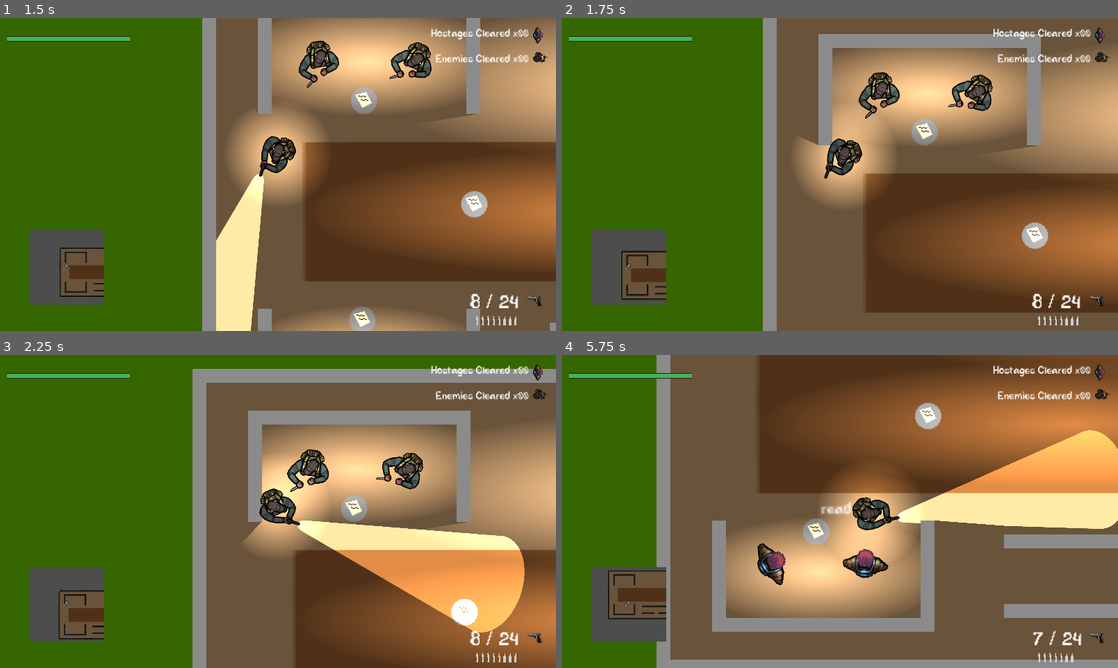
Above: before the commit, frames 1-4 (two rows, left to right).
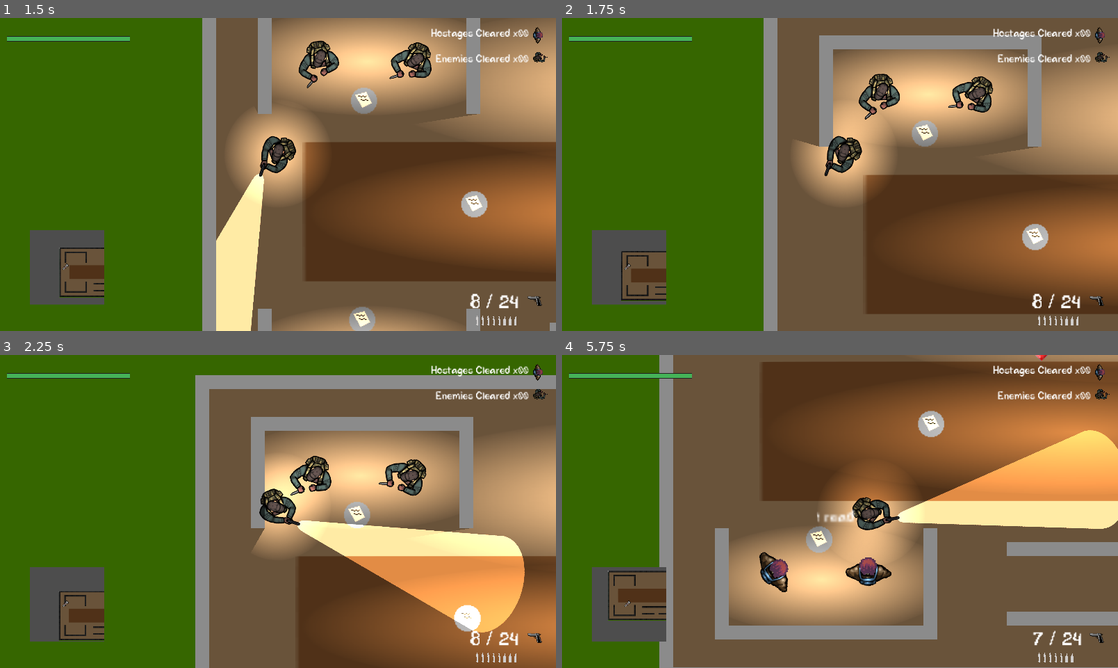
Above: after the commit, the same moments.

Repository: JustinJLi/game_dev_project
Game: Godot game, scene res://Assets/UI/main_menu/main_menu.tscn
Same seed, same stepped clock (60 frames per second), same inputs: the game is played once before the commit and once after it.
Inputs (mouse positions are in pixels of both pictures, inside the frame that each line leads up to):
- Up to frame 1 (1.5 s): click "Start Game" at 0.5 s; move the mouse to (250, 237) at 1.27 s; hold Up (up) from 1.28 s (still down); tap Mouse wheel down (switch_weapon) at 1.35 s
- Up to frame 2 (1.75 s): keep holding Up (up); tap F (toggle_flashlight) at 1.55 s
- Up to frame 3 (2.25 s): keep holding Up (up); move the mouse to (444, 558) at 2.02 s; tap F (toggle_flashlight) at 2.1 s
- Up to frame 4 (5.75 s): tap Mouse wheel down (switch_weapon) at 2.3, 3.8, 5.1 s; move the mouse to (673, 464) at 2.77 s; release Up (up) at 2.78 s; hold E (advance_dialog) 2.78-3.53 s; hold Left (left) 2.78-4.28 s; tap F (toggle_flashlight) at 3.05, 4.55 s; move the mouse to (867, 511) at 3.52 s; click (867, 511) at 3.6 s; move the mouse to (756, 433) at 4.27 s; hold S (down) 4.28-5.03 s; hold Shift (sprint) 4.28-5.03 s; move the mouse to (962, 495) at 5.02 s; hold Right (right) from 5.03 s (still down)

Frame 1 is identical in both runs. In frame 2, 2.7% of the frame differs, in the area x 10-100%, y 0-100%; in frame 3, 9.2%; in frame 4, 15%, in the area x 8-100%, y 0-100%.

Commit message:
hitbox improvements + flashlight sound fixes

Diff:
--- a/Assets/Player/knife.tscn
+++ b/Assets/Player/knife.tscn
@@ -2,7 +2,7 @@
 
 [sub_resource type="CapsuleShape2D" id="CapsuleShape2D_wy061"]
 radius = 2.0
-height = 126.0
+height = 96.0
 
 [node name="knife_hitbox" type="Area2D"]
 metadata/_edit_group_ = true
--- a/Assets/Player/player.gd
+++ b/Assets/Player/player.gd
@@ -136,11 +136,13 @@
 
 func toggle_flashlight():
 	if is_flashlight_on:
-		$FlashlightToggle.play()
+		if current_weapon == Weapon.GUN:
+			$FlashlightToggle.play()
 		$Flashlight.hide()
 		is_flashlight_on = false
 	else:
-		$FlashlightToggle.play()
+		if current_weapon == Weapon.GUN:
+			$FlashlightToggle.play()
 		$Flashlight.show()
 		is_flashlight_on = true
 
--- a/Assets/Player/player.tscn
+++ b/Assets/Player/player.tscn
@@ -128,8 +128,8 @@
 [ext_resource type="PackedScene" uid="uid://c5enkmakxg44v" path="res://Assets/Player/knife.tscn" id="118_ti6l3"]
 
 [sub_resource type="CapsuleShape2D" id="CapsuleShape2D_w68qo"]
-radius = 80.0
-height = 188.0
+radius = 64.0
+height = 162.0
 
 [sub_resource type="SpriteFrames" id="SpriteFrames_iblyq"]
 animations = [{
